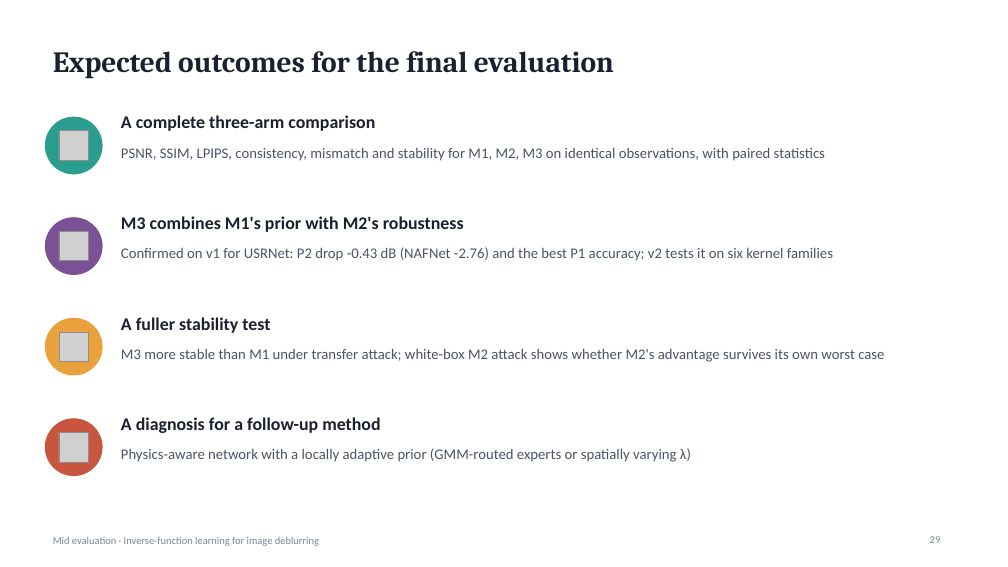
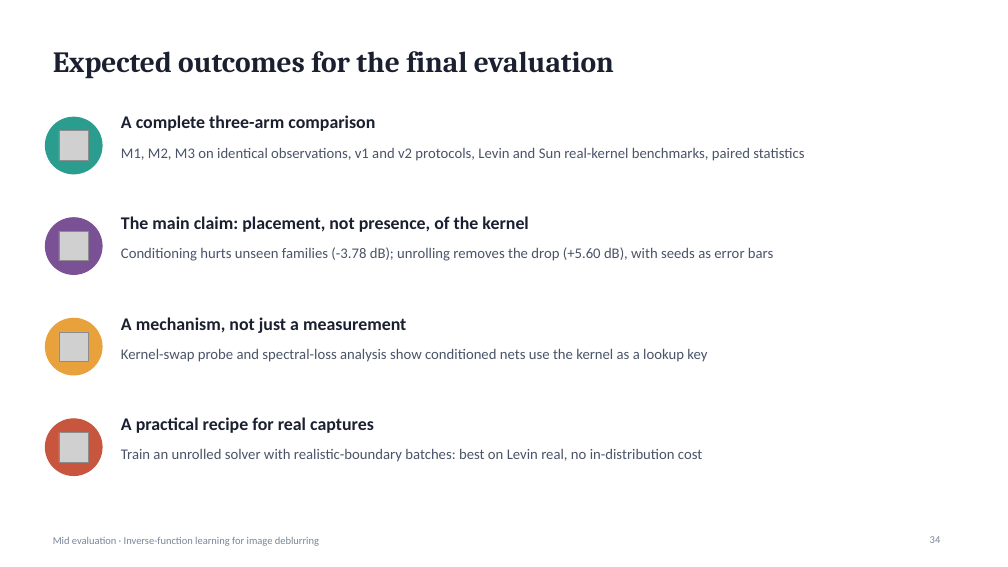
Before and after one commit to suryamanoj4/Inverse-Deblur, a slide deck: slide 34 of report/mid_evaluation.pptx (slide 29 before the commit). Drawn at 1008x567 pixels with LibreOffice and Linux fonts; fonts in the diff are those of the drawing; grey boxes stand for pictures. Boxes give left, top, right and bottom in pixels: in the first picture for what was removed or moved away, otherwise in the second. Text is boxed around its words. In the diff, an @@ line names an element or a change of style, - is before the commit and + after.

```diff
--- a/report/mid_evaluation.pptx
+++ b/report/mid_evaluation.pptx
@@ text at [121, 148, 804, 161]: text changed @@
-PSNR, SSIM, LPIPS, consistency, mismatch and stability for M1, M2, M3 on identical observations, with paired statistics
+M1, M2, M3 on identical observations, v1 and v2 protocols, Levin and Sun real-kernel benchmarks, paired statistics
@@ text at [121, 216, 528, 232]: text changed @@
-M3 combines M1's prior with M2's robustness
+The main claim: placement, not presence, of the kernel
@@ text at [121, 247, 773, 261]: text changed @@
-Confirmed on v1 for USRNet: P2 drop -0.43 dB (NAFNet -2.76) and the best P1 accuracy; v2 tests it on six kernel families
+Conditioning hurts unseen families (-3.78 dB); unrolling removes the drop (+5.60 dB), with seeds as error bars
@@ text at [121, 317, 406, 333]: text changed @@
-A fuller stability test
+A mechanism, not just a measurement
@@ text at [121, 349, 707, 362]: text changed @@
-M3 more stable than M1 under transfer attack; white-box M2 attack shows whether M2's advantage survives its own worst case
+Kernel-swap probe and spectral-loss analysis show conditioned nets use the kernel as a lookup key
@@ text at [121, 417, 374, 433]: text changed @@
-A diagnosis for a follow-up method
+A practical recipe for real captures
@@ text at [121, 449, 702, 462]: text changed @@
-Physics-aware network with a locally adaptive prior (GMM-routed experts or spatially varying λ)
+Train an unrolled solver with realistic-boundary batches: best on Levin real, no in-distribution cost
```
Also in this commit, not shown: 2 other slides changed, 6 slides added, 1 slide removed, 1 other file.
